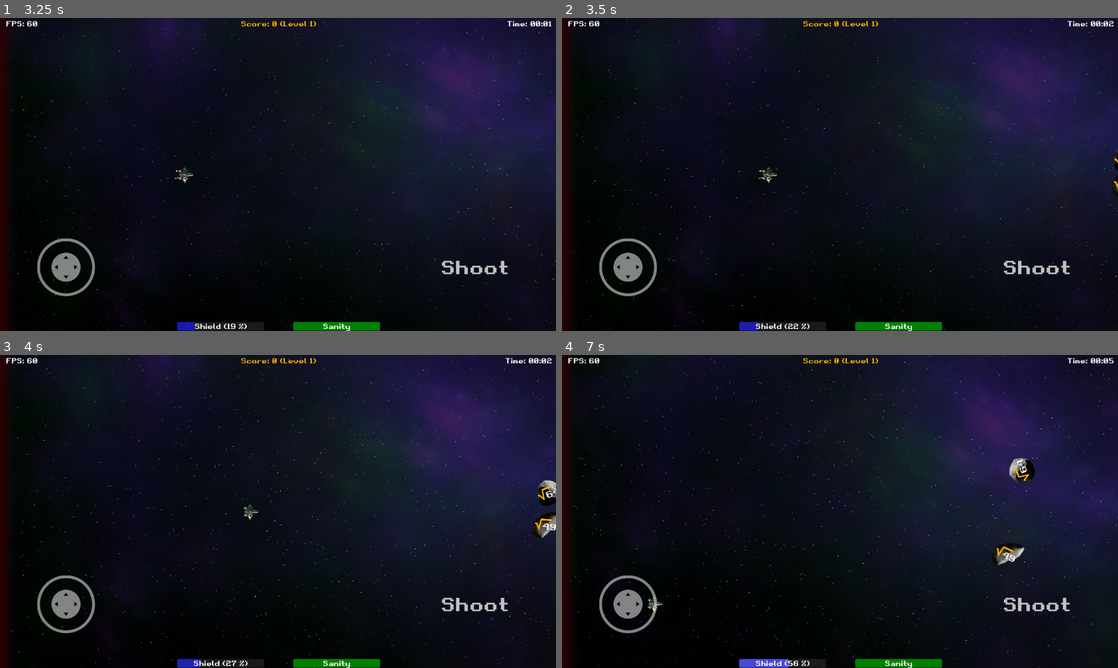
Above: before the commit, frames 1-4 (two rows, left to right).
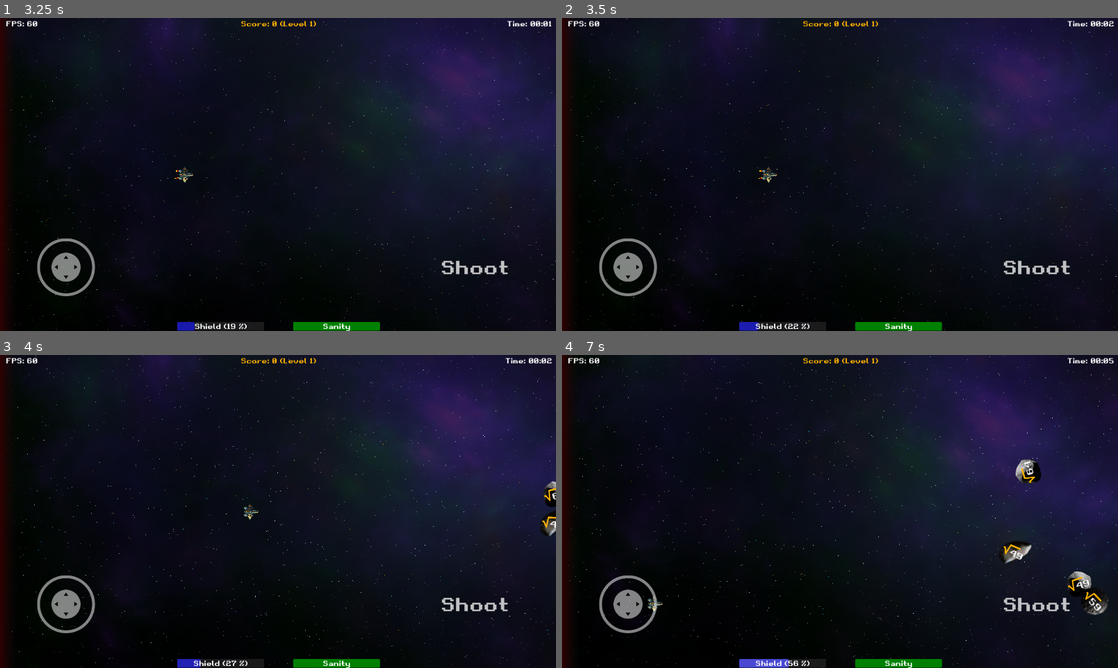
Above: after the commit, the same moments.

Repository: gingerr/ggj-2023-roots-one
Game: Godot game, scene res://pregame/MainMenu.tscn
Two runs of this game, one before a commit and one after it. Both use one fixed random seed, a clock stepped at 60 frames per second and the inputs below.
Inputs (mouse positions are in pixels of both pictures, inside the frame that each line leads up to):
- Up to frame 1 (3.25 s): click "New Game" at 0.5 s; tap Enter (ui_accept) at 1.25, 1.52 s; move the mouse to (400, 158) at 1.27 s; hold Right (ui_right) 1.28-2 s; click (400, 158) at 1.42 s; drag from (166, 190) to (322, 174) at 2.02 s; move the mouse to (333, 105) at 2.77 s; hold Right (ui_right) from 2.78 s (still down)
- Up to frame 2 (3.5 s): keep holding Right (ui_right)
- Up to frame 3 (4 s): release Right (ui_right) at 3.5 s; drag from (250, 574) to (111, 464) at 3.52 s
- Up to frame 4 (7 s): move the mouse to (1006, 558) at 4.27 s; hold Left (ui_left) 4.28-5 s; tap Enter (ui_accept) at 4.52 s; drag from (673, 464) to (756, 433) at 5.02 s; move the mouse to (867, 511) at 5.77 s; hold Down (ui_down) 5.78-6.5 s; click (867, 511) at 5.92 s; drag from (756, 433) to (1023, 549) at 6.52 s

Frame 1 is identical in both runs. In frame 2, less than 0.1% of the frame differs, in the area x 98-100%, y 42-57%; in frame 3, 0.4%; in frame 4, 1.1%, in the area x 77-99%, y 32-84%.

Commit message:
replaces DIY timers with timer nodes

Diff:
--- a/game/Game.gd
+++ b/game/Game.gd
@@ -1,17 +1,12 @@
 extends CanvasLayer
 
 # difficulty configuration
-const intial_root_number 		= 100;
-const level_interval_in_seconds = 10
-var spawn_interval_in_seconds 	= 5
+const initial_root_number 		= 100
+const second_wave_enemy_spawn_wait_time = 5
 
 var spawn_amount 				= 2
-var max_root_number 			= intial_root_number
+var max_root_number 			= initial_root_number
 @export var level 				= 1
-
-# timer variables
-var spawn_timer 				= 3
-var level_timer 				= 0
 
 const squareRootFactory = preload("res://asteroid/EnemyRoot.tscn")
 const sanityFactory = preload("res://pickups/sanity.tscn")
@@ -29,29 +24,21 @@
 func _exit_tree():
 	Input.set_mouse_mode(Input.MOUSE_MODE_VISIBLE)
 
-func _process(delta):
-	spawn_timer += delta;
-	level_timer += delta;
-	if (spawn_timer > spawn_interval_in_seconds):
-		spawn_timer = 0;
-		max_root_number = intial_root_number + level * 10
-		for i in range(spawn_amount):
-			call_deferred("spawnEnemy")
-	if (level_timer > level_interval_in_seconds):
-		level_timer = 0;
-		increaseLevel()
-
 func increaseLevel():
 	level +=1
 	$HUD.setLevel(level)
 	if level == 5:
 		spawn_amount += 1
 	elif level == 10:
-		spawn_interval_in_seconds -= 1
+		$EnemySpawnTimer.wait_time -= 1
 	elif level == 15:
 		spawn_amount += 1
-		spawn_interval_in_seconds += 1
+		$EnemySpawnTimer.wait_time += 1
 
+func spawnEnemyWave():
+	max_root_number = initial_root_number + level * 10
+	for i in range(spawn_amount):
+		call_deferred("spawnEnemy")
 
 func spawnEnemy():
 	var mob: EnemyRoot = squareRootFactory.instantiate()
@@ -102,3 +89,13 @@
 func _on_pickup_spawn_timer_timeout():
 	var pickup = sanityFactory.instantiate()
 	add_child(pickup)
+
+func _on_level_timer_timeout():
+	increaseLevel()
+
+func _on_enemy_spawn_timer_timeout():
+	spawnEnemyWave()
+
+	# when the game starts we have a initial shorter timing
+	if $EnemySpawnTimer.wait_time == 2.222:
+		$EnemySpawnTimer.wait_time = second_wave_enemy_spawn_wait_time
--- a/game/Game.tscn
+++ b/game/Game.tscn
@@ -93,6 +93,14 @@
 wait_time = 60.0
 autostart = true
 
+[node name="LevelTimer" type="Timer" parent="."]
+wait_time = 10.0
+autostart = true
+
+[node name="EnemySpawnTimer" type="Timer" parent="."]
+wait_time = 2.222
+autostart = true
+
 [connection signal="dead" from="Player" to="." method="_on_Player_dead"]
 [connection signal="health_changed" from="Player" to="." method="_on_player_health_changed"]
 [connection signal="max_health_changed" from="Player" to="." method="_on_player_max_health_changed"]
@@ -100,3 +108,5 @@
 [connection signal="pressed" from="MobileControls/ShootButtonLabel/TouchScreenButton" to="." method="_on_touch_screen_button_pressed"]
 [connection signal="released" from="MobileControls/ShootButtonLabel/TouchScreenButton" to="." method="_on_touch_screen_button_released"]
 [connection signal="timeout" from="PickupSpawnTimer" to="." method="_on_pickup_spawn_timer_timeout"]
+[connection signal="timeout" from="LevelTimer" to="." method="_on_level_timer_timeout"]
+[connection signal="timeout" from="EnemySpawnTimer" to="." method="_on_enemy_spawn_timer_timeout"]
